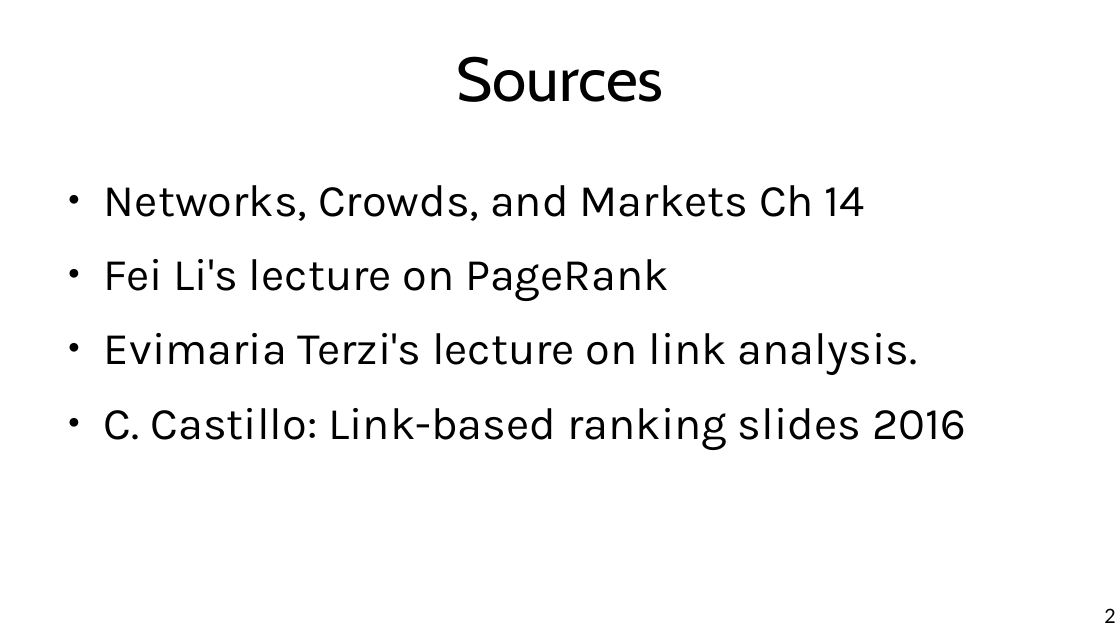
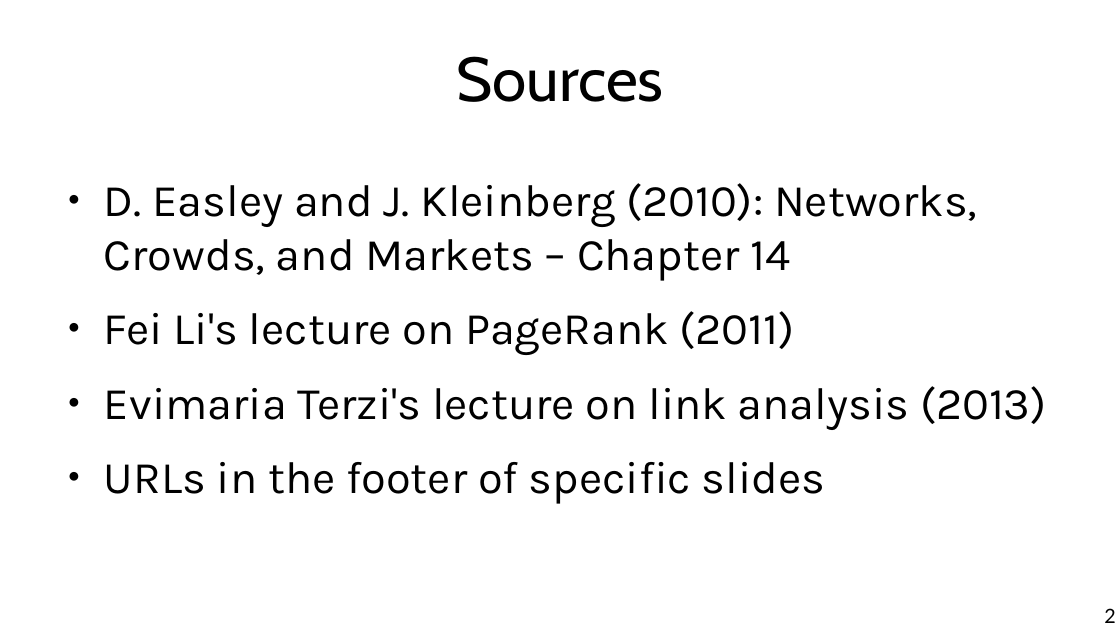
Before and after one commit to chatox/networks-science-course, a slide deck: slide 2 of theory/odp/tt10-pagerank_extra.odp. Drawn at 1120x630 pixels with LibreOffice and Linux fonts; fonts in the diff are those of the drawing. Boxes give left, top, right and bottom in pixels: in the first picture for what was removed or moved away, otherwise in the second. Text is boxed around its words. In the diff, an @@ line names an element or a change of style, - is before the commit and + after.

```diff
--- a/theory/odp/tt10-pagerank_extra.odp
+++ b/theory/odp/tt10-pagerank_extra.odp
@@ text at (104, 183, 1047, 504): text changed @@
-● Networks, Crowds, and Markets Ch 14
-● Fei Li's lecture on PageRank
-● Evimaria Terzi's lecture on link analysis.
-● C. Castillo: Link-based ranking slides 2016
+● D. Easley and J. Kleinberg (2010): Networks, Crowds, and Markets – Chapter 14
+● Fei Li's lecture on PageRank (2011)
+● Evimaria Terzi's lecture on link analysis (2013)
+● URLs in the footer of specific slides
```
Also in this commit, not shown: 1 other slide changed, 7 other files.
